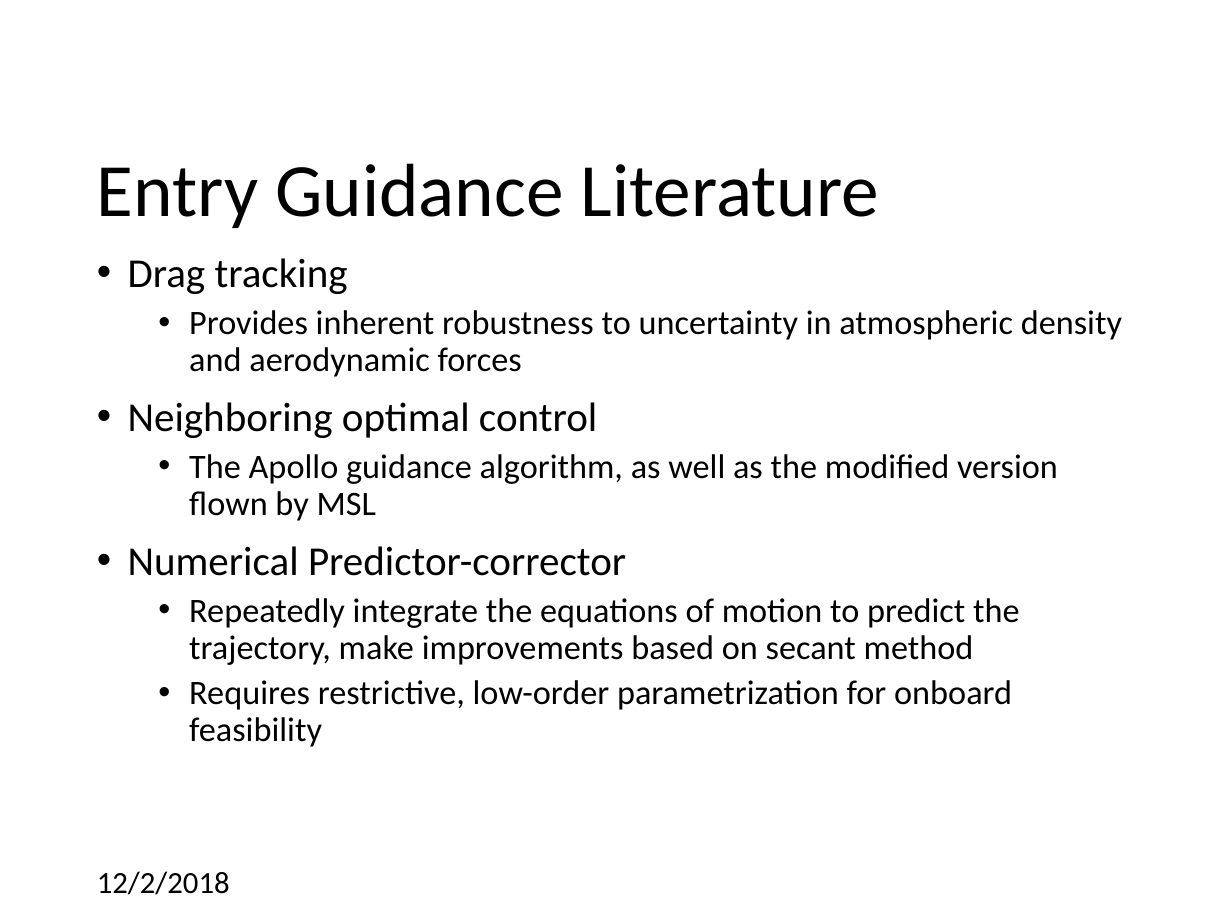
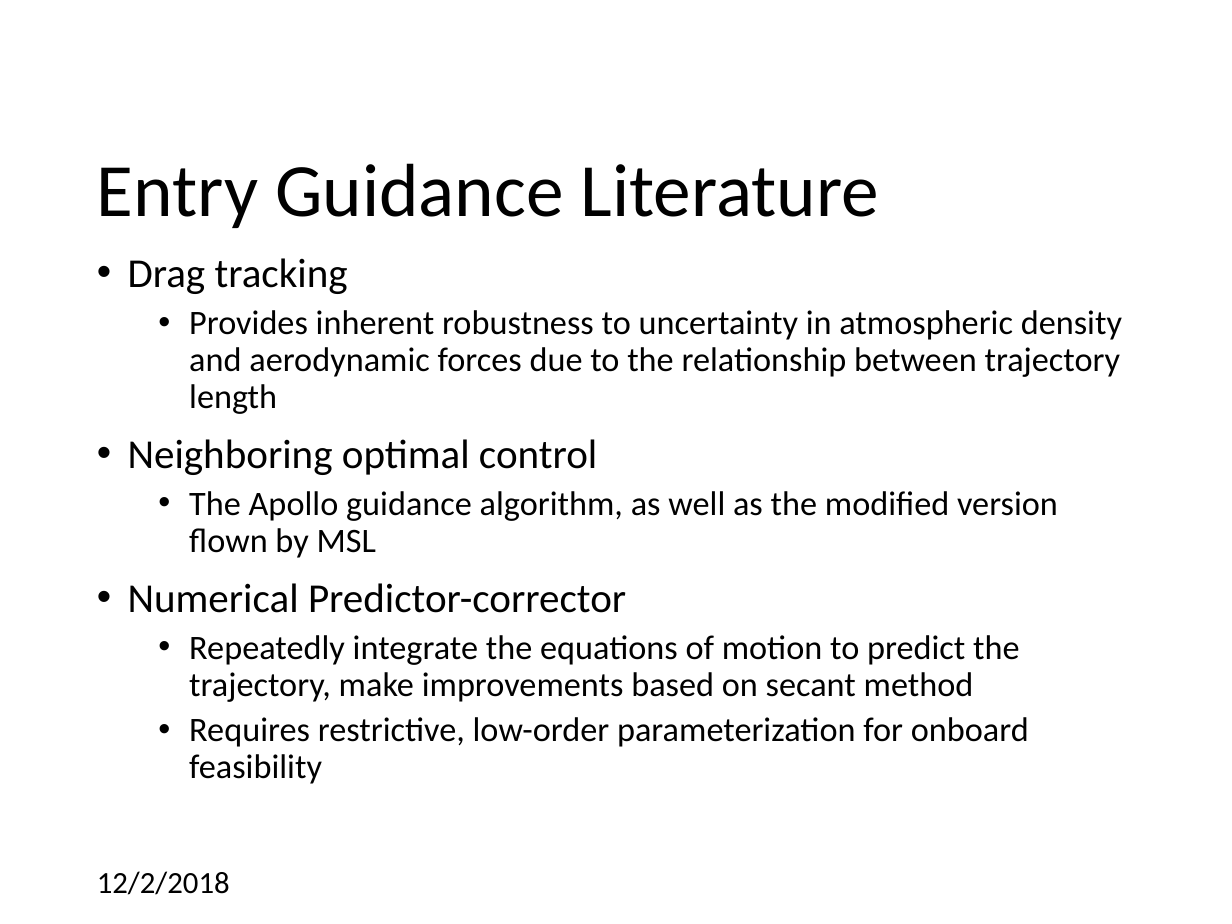
Before and after one commit to CDNoyes/EDL-Py, a slide deck: slide 10 of Documents/Qual Exam.pptx (slide 9 before the commit). Drawn at 1232x924 pixels with LibreOffice and Linux fonts; fonts in the diff are those of the drawing; background and template pictures are left out. Boxes give left, top, right and bottom in pixels: in the first picture for what was removed or moved away, otherwise in the second. Text is boxed around its words. In the diff, an @@ line names an element or a change of style, - is before the commit and + after.

```diff
--- a/Documents/Qual Exam.pptx
+++ b/Documents/Qual Exam.pptx
@@ text at (189,310,1122,414): text changed @@
-  • Provides inherent robustness to uncertainty in atmospheric density and aerodynamic forces
+  • Provides inherent robustness to uncertainty in atmospheric density and aerodynamic forces due to the relationship between trajectory length
@@ text at (189,717,1029,784): text changed @@
-  • Requires restrictive, low-order parametrization for onboard feasibility
+  • Requires restrictive, low-order parameterization for onboard feasibility
```
Also in this commit, not shown: 14 other slides changed, 3 slides added.
